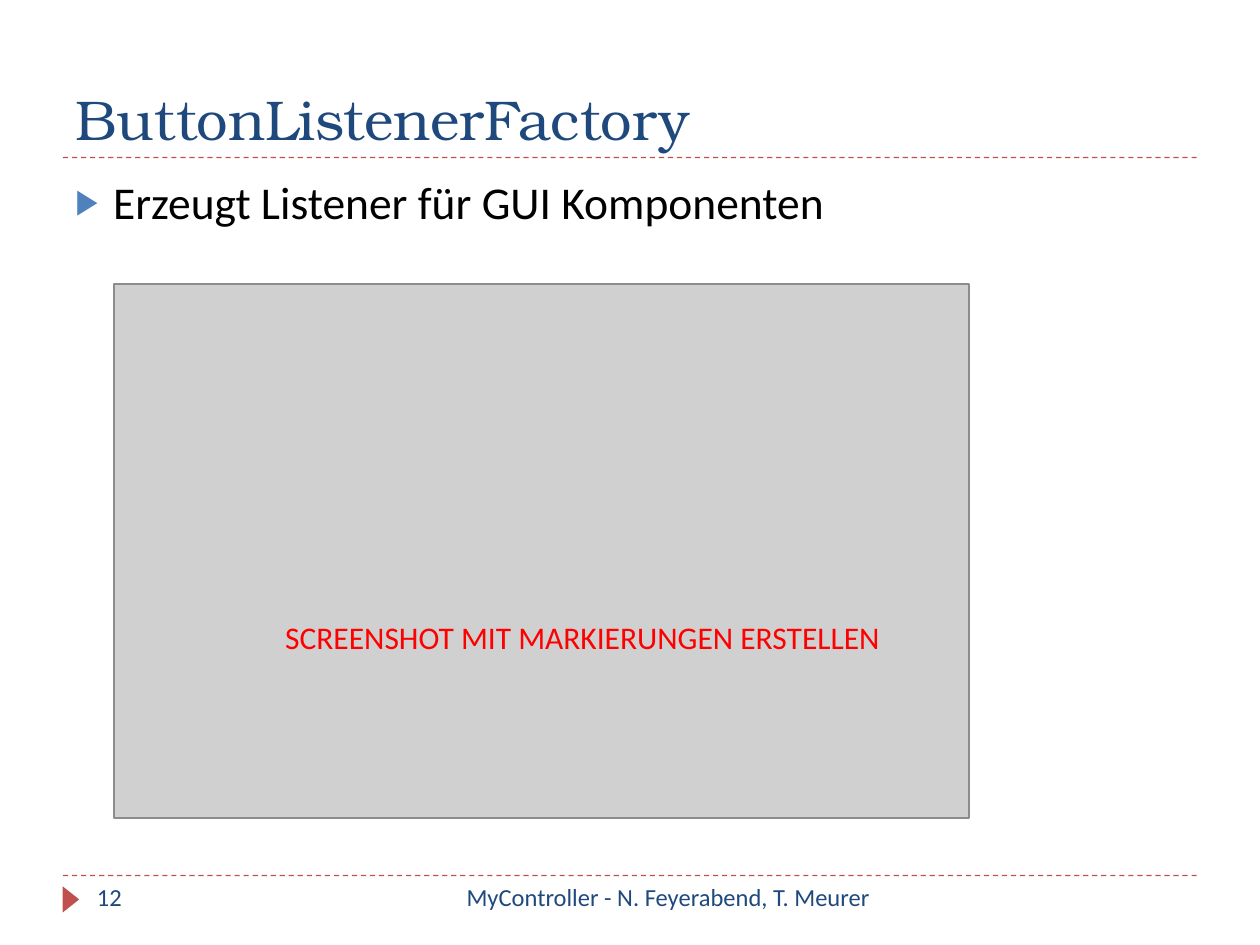
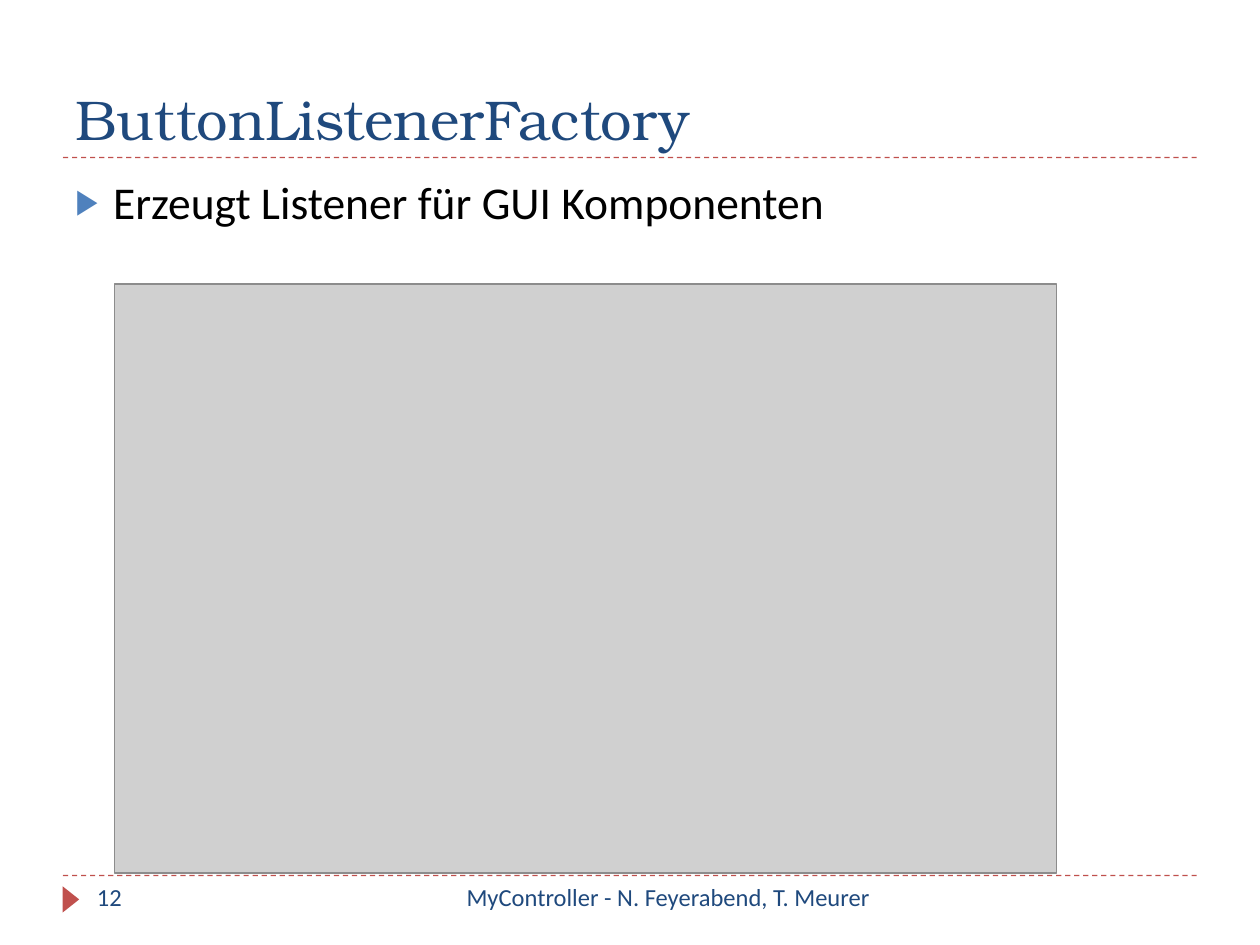
Before and after one commit to iBot/WP_SHC, a slide deck: slide 12 of dokumente/Präsentation/MyController.pptx. Drawn at 1260x945 pixels with LibreOffice and Linux fonts; fonts in the diff are those of the drawing; grey boxes stand for pictures. Boxes give left, top, right and bottom in pixels: in the first picture for what was removed or moved away, otherwise in the second. Text is boxed around its words. In the diff, an @@ line names an element or a change of style, - is before the commit and + after.

```diff
--- a/dokumente/Präsentation/MyController.pptx
+++ b/dokumente/Präsentation/MyController.pptx
@@ picture: place and size @@
-picture at (115, 284, 969, 818)
+picture at (115, 284, 1057, 873)
@@ text removed at (285, 628, 879, 650) @@
-SCREENSHOT MIT MARKIERUNGEN ERSTELLEN
```
Also in this commit, not shown: 7 other slides changed.
